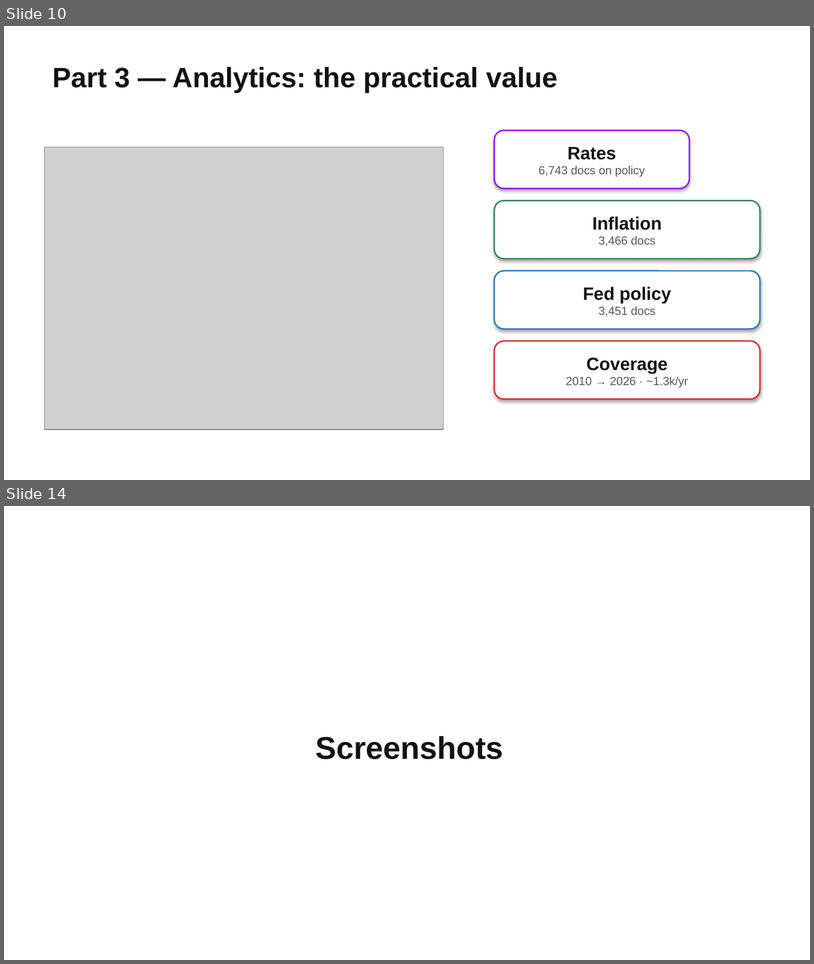
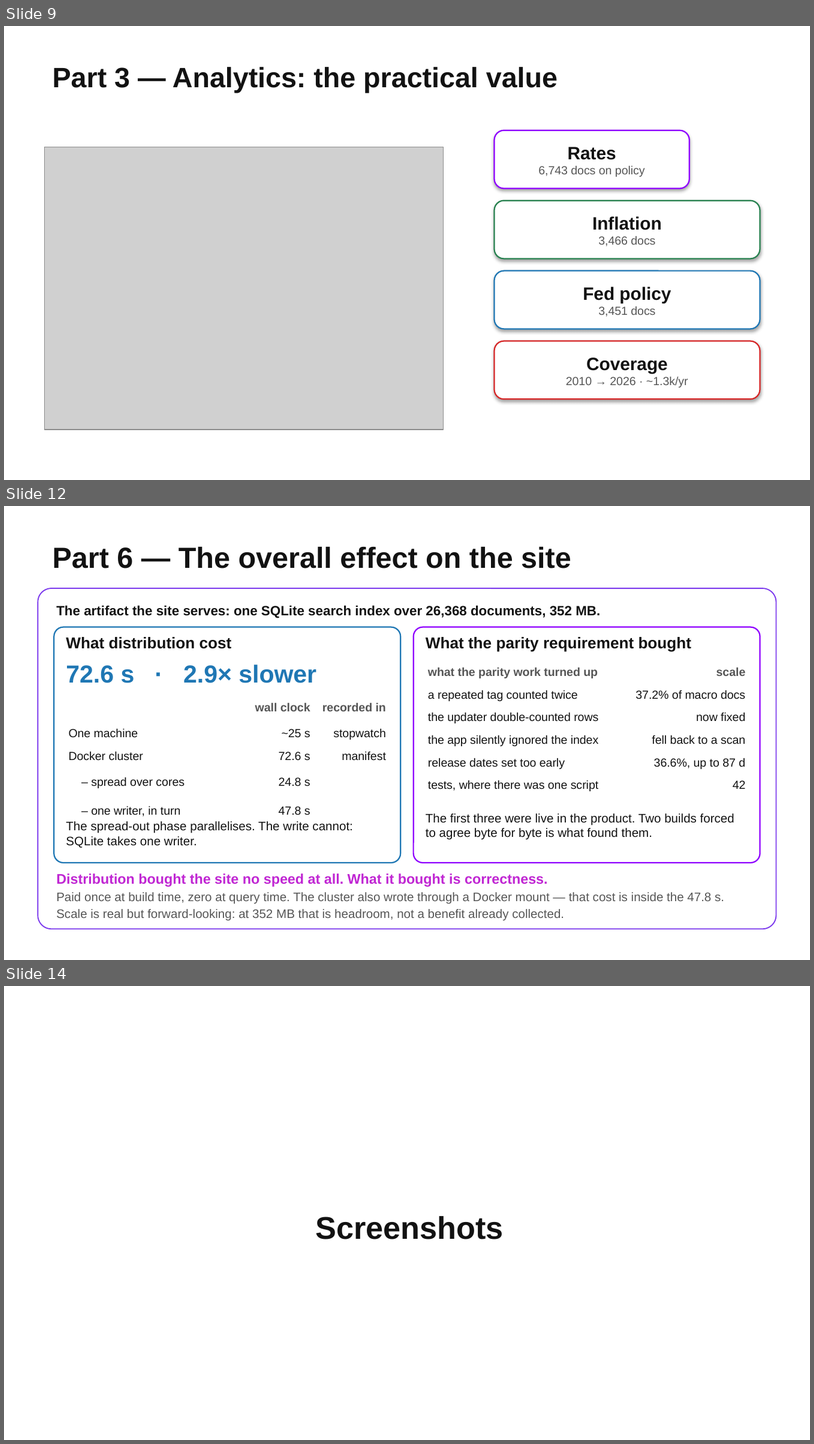
Before and after one commit to Sqaard/Portfolio-Aware-Search, a slide deck: presentations/BigData_ITMO.pptx. Shown one above the other, each under a label of ours: slides 10 and 14 before the commit, slides 9, 12 and 14 after it; the slides between them are not shown. The pictures are 814x964 and 814x1444 pixels, drawn with LibreOffice and Linux fonts; fonts in the diff are those of the drawing; grey boxes stand for pictures; background and template pictures are left out. Boxes give left, top, right and bottom in pixels: in the first picture for what was removed or moved away, otherwise in the second. Text is boxed around its words. In the diff, an @@ line names an element or a change of style, - is before the commit and + after.

```diff
--- a/presentations/BigData_ITMO.pptx
+++ b/presentations/BigData_ITMO.pptx
@@ slide 12 added at (4,506,810,960), background picture (left out) @@
@@ title added at (53,547,572,568), 26 pt, text #121212, bold @@
+Part 6 — The overall effect on the site
@@ rounded rectangle added at (38,588,777,928), fill #FFFFFF, outline #7C3AED 1 pt @@
@@ text added at (56,605,600,618), 12 pt, text #121212, bold @@
+The artifact the site serves: one SQLite search index over 26,368 documents, 352 MB.
@@ rounded rectangle added at (54,627,401,862), fill #FFFFFF, outline #1F77B4 1.2 pt @@
@@ rounded rectangle added at (414,627,761,862), fill #FFFFFF, outline #8F00FF 1.2 pt @@
@@ text added at (66,637,232,649), 14 pt, text #121212, bold @@
+What distribution cost
@@ text added at (426,637,692,651), 14 pt, text #121212, bold @@
+What the parity requirement bought
@@ text added at (66,664,317,683), 22 pt, text #1F77B4, bold @@
+72.6 s · 2.9× slower
@@ table added at (423,661,751,796), 6 rows, 2 columns @@
+what the parity work turned up | scale
+a repeated tag counted twice | 37.2% of macro docs
+the updater double-counted rows | now fixed
+the app silently ignored the index | fell back to a scan
+release dates set too early | 36.6%, up to 87 d
+tests, where there was one script | 42
@@ table added at (63,693,391,819), 5 rows, 3 columns @@
+ | wall clock | recorded in
+One machine | ~25 s | stopwatch
+Docker cluster | 72.6 s | manifest
+– spread over cores | 24.8 s | 
+– one writer, in turn | 47.8 s | 
@@ text added at (66,821,353,847), 11 pt, text #121212 @@
+The spread-out phase parallelises. The write cannot: SQLite takes one writer.
@@ text added at (426,813,735,840), 11 pt, text #121212 @@
+The first three were live in the product. Two builds forced to agree byte for byte is what found them.
@@ text added at (56,873,725,920), 11 pt, text #565656 @@
+Distribution bought the site no speed at all. What it bought is correctness.
+Paid once at build time, zero at query time. The cluster also wrote through a Docker mount — that cost is inside the 47.8 s.
+Scale is real but forward-looking: at 352 MB that is headroom, not a benefit already collected.
@@ what was slide 10 is now slide 9 @@
```
Also in this commit, not shown: 2 slides changed, 1 other slide added, 2 slides removed.
